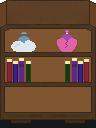
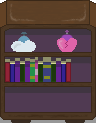
Comparing the layer stacks of the two 96 x 128 images. Changes:
added layer "shadow" (50%) above "books" over bbox(0, 3, 96, 123)
added layer "books" above "perfume" over bbox(5, 57, 71, 82)
renamed "Layer #1" to "perfume", painted on it over bbox(5, 30, 77, 52)
renamed "Layer" to "skub", painted on it over bbox(0, 3, 96, 128)
